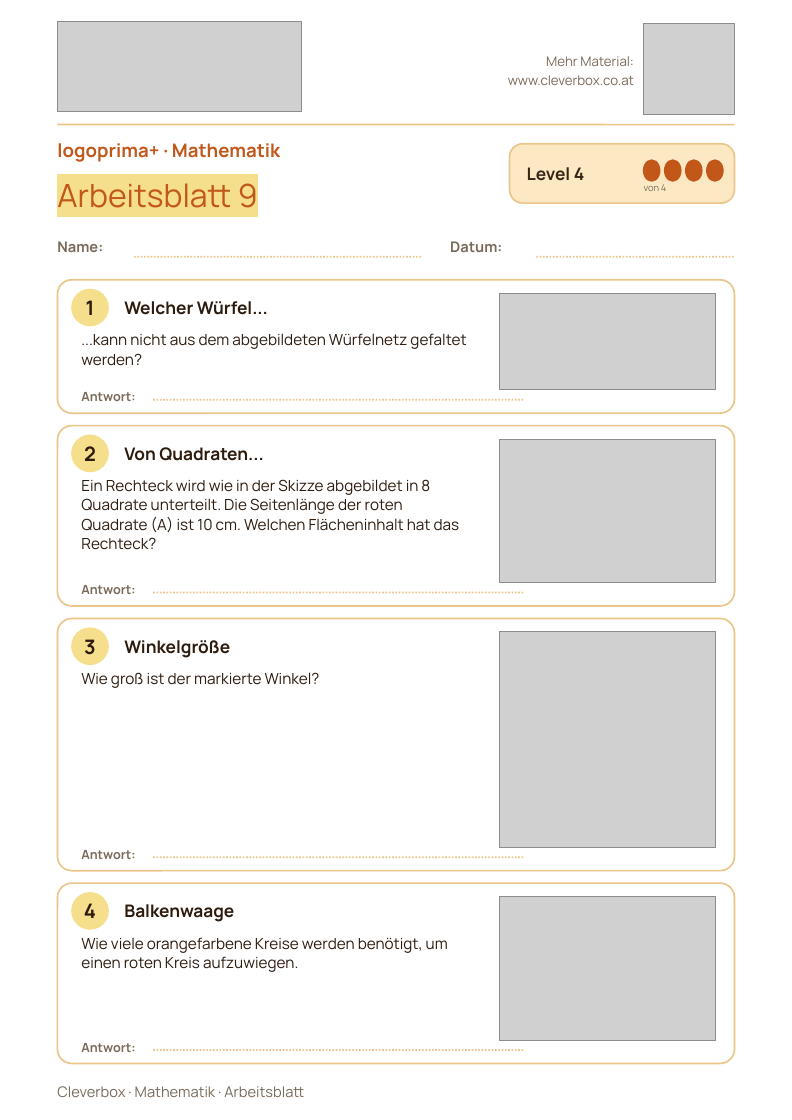
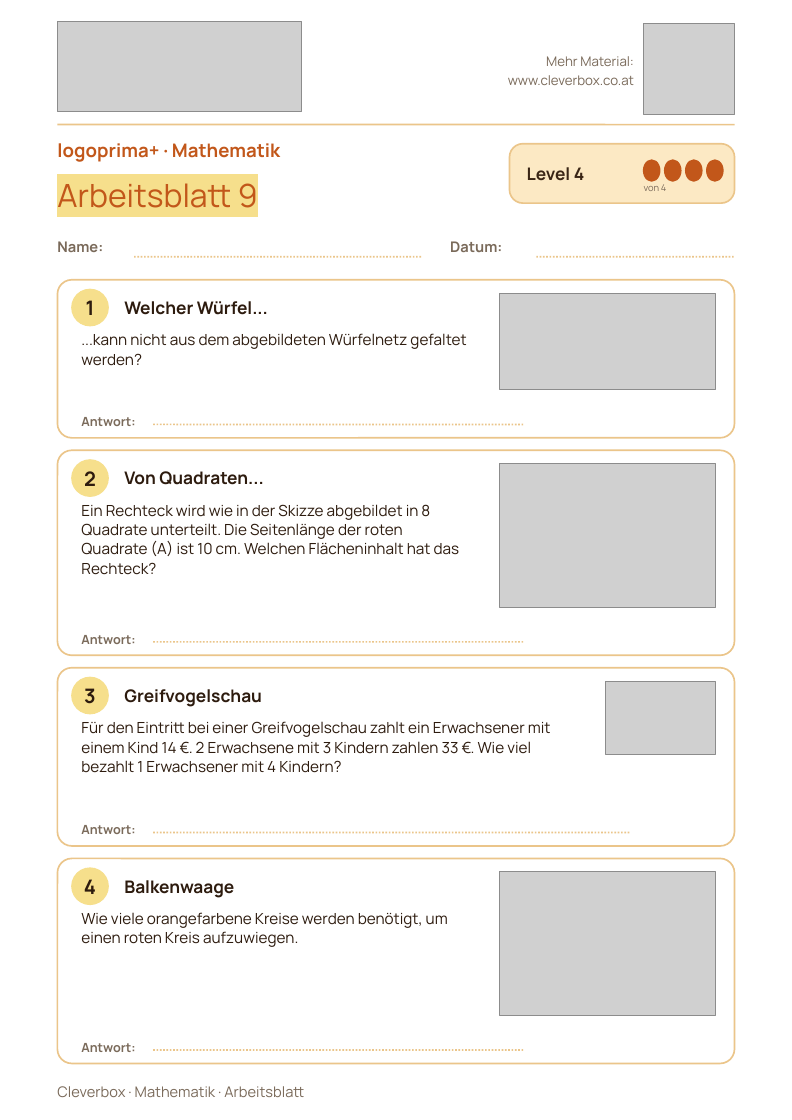
Before and after one commit to arminheske/claudecloud, a slide deck: slide 10 of videoslides/logoprima-schulstufe9.pptx. Drawn at 792x1120 pixels with LibreOffice and Linux fonts; fonts in the diff are those of the drawing; grey boxes stand for pictures. Boxes give left, top, right and bottom in pixels: in the first picture for what was removed or moved away, otherwise in the second. Text is boxed around its words. In the diff, an @@ line names an element or a change of style, - is before the commit and + after.

```diff
--- a/videoslides/logoprima-schulstufe9.pptx
+++ b/videoslides/logoprima-schulstufe9.pptx
@@ rounded rectangle: place and size @@
-rounded rectangle at [57, 280, 735, 413]
+rounded rectangle at [57, 280, 735, 438]
@@ proportions changed in 4 elements at [57, 858, 735, 1063], [57, 280, 735, 438], [57, 668, 735, 846], [57, 450, 735, 655] @@
@@ rounded rectangle: place and size @@
-rounded rectangle at [57, 425, 735, 605]
+rounded rectangle at [57, 450, 735, 655]
@@ 4 texts, 1 picture, 1 line, 1 ellipse: place and size @@
-4 texts, 1 picture, 1 line, 1 ellipse at [72, 392, 715, 582]
+4 texts, 1 picture, 1 line, 1 ellipse at [72, 417, 715, 607]
@@ 2 texts, 1 ellipse, 1 line: place and size @@
-2 texts, 1 ellipse, 1 line at [72, 585, 524, 664]
+2 texts, 1 ellipse, 1 line at [72, 635, 524, 713]
@@ picture removed at [500, 631, 715, 847] @@
@@ rounded rectangle: place and size @@
-rounded rectangle at [57, 618, 735, 870]
+rounded rectangle at [57, 668, 735, 846]
@@ text at [124, 689, 262, 707]: text changed @@
-Winkelgröße
+Greifvogelschau
@@ picture added at [606, 681, 715, 754] @@
@@ text at [81, 721, 551, 773]: text changed @@
-Wie groß ist der markierte Winkel?
+Für den Eintritt bei einer Greifvogelschau zahlt ein Erwachsener mit einem Kind 14 €. 2 Erwachsene mit 3 Kindern zahlen 33 €. Wie viel bezahlt 1 Erwachsener mit 4 Kindern?
@@ line moved from (153, 857) - (524, 857) to (153, 832) - (630, 832) @@
@@ rounded rectangle: place and size @@
-rounded rectangle at [57, 883, 735, 1063]
+rounded rectangle at [57, 858, 735, 1063]
@@ 4 texts, 1 picture, 1 ellipse: place and size @@
-4 texts, 1 picture, 1 ellipse at [72, 850, 715, 1040]
+4 texts, 1 picture, 1 ellipse at [72, 825, 715, 1015]
```
Also in this commit, not shown: 1 other slide changed, 4 other files.
